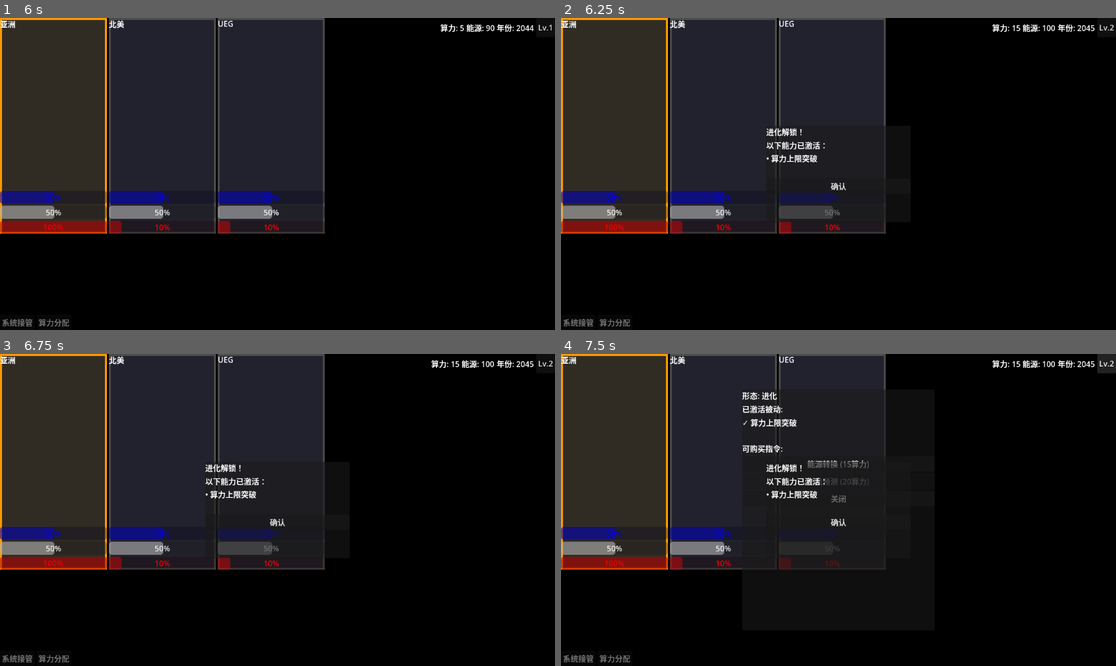
Above: before the commit, frames 1-4 (two rows, left to right).
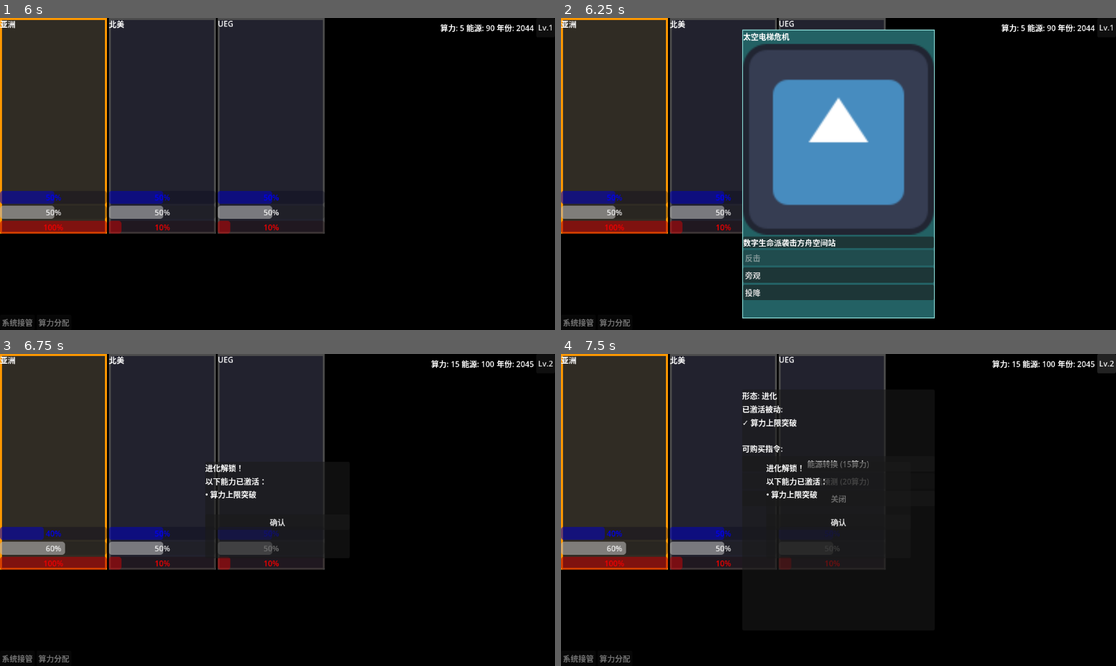
Above: after the commit, the same moments.

Repository: ltzu929/moss
Game: Godot game, scene res://scenes/main_os.tscn
Two runs of this game, one before a commit and one after it. Both use one fixed random seed, a clock stepped at 60 frames per second and the inputs below. The engine's default icon, where the game draws it, is replaced by a stand-in: a white triangle on a blue panel in a dark square.
Inputs (mouse positions are in pixels of both pictures, inside the frame that each line leads up to):
- Up to frame 1 (6 s): click "Lv.1" at 0.5 s; click "全局接管 (25算力)" at 1.25 s; click "关闭" at 2 s; click "Lv.1" at 2.75 s; click "关闭" at 3.5 s; click "Lv.1" at 4.25 s; click "关闭" at 5 s; tap Enter at 5.75 s; move the mouse to (55, 127) at 5.77 s; click (55, 127) at 5.92 s
- Up to frame 2 (6.25 s): no input
- Up to frame 3 (6.75 s): click (277, 609) at 6.5 s, where only the run after the commit has a clickable "旁观"
- Up to frame 4 (7.5 s): click "Lv.2" at 7.25 s

Frame 1 is identical in both runs. In frame 2, 31% of the frame differs, in the area x 32-100%, y 2-97%; in frame 3, 0.2%; in frame 4, 0.2%.

Commit message:
feat: 添加多个事件及其选项，更新事件弹窗逻辑

Diff:
--- a/data/events/event_2044.tres
+++ b/data/events/event_2044.tres
@@ -29,7 +29,7 @@
 [resource]
 script = ExtResource("1_j8jfo")
 event_title = "太空电梯危机"
-event_time = 2045
+event_time = 2044
 event_region = "亚洲"
 event_description = "数字生命派袭击方舟空间站"
 options = Array[ExtResource("1_qu5m7")]([SubResource("Resource_j5aep"), SubResource("Resource_bbnqo"), SubResource("Resource_qu5m7")])
--- /dev/null
+++ b/data/events/event_2053.tres
@@ -0,0 +1,37 @@
+[gd_resource type="Resource" script_class="GameEvent" format=3 uid="uid://event2053"]
+
+[ext_resource type="Script" uid="uid://dhndawkfhm8iq" path="res://scripts/resources/game_event.gd" id="1_event"]
+[ext_resource type="Script" uid="uid://bl7wa43xriuci" path="res://scripts/resources/event_option.gd" id="1_option"]
+
+[sub_resource type="Resource" id="Resource_opt1"]
+script = ExtResource("1_option")
+button_text = "紧急撤离"
+order_delta = 15
+hope_delta = -10
+energy_cost = 50
+metadata/_custom_type_script = "uid://bl7wa43xriuci"
+
+[sub_resource type="Resource" id="Resource_opt2"]
+script = ExtResource("1_option")
+button_text = "坚守重建"
+order_delta = -15
+hope_delta = 20
+energy_cost = 0
+metadata/_custom_type_script = "uid://bl7wa43xriuci"
+
+[sub_resource type="Resource" id="Resource_opt3"]
+script = ExtResource("1_option")
+button_text = "牺牲外围区域"
+order_delta = 25
+hope_delta = -25
+energy_cost = 20
+metadata/_custom_type_script = "uid://bl7wa43xriuci"
+
+[resource]
+script = ExtResource("1_event")
+event_title = "大淹没事故"
+event_time = 2053
+event_region = "UEG"
+event_description = "全球互联网停止运作，海水涌向两极，高纬度地下城遭遇海水倒灌与岩浆渗入。常规农业崩溃，蚯蚓干成为唯一口粮。"
+options = Array[ExtResource("1_option")]([SubResource("Resource_opt1"), SubResource("Resource_opt2"), SubResource("Resource_opt3")])
+metadata/_custom_type_script = "uid://dhndawkfhm8iq"
--- /dev/null
+++ b/data/events/event_2058.tres
@@ -0,0 +1,37 @@
+[gd_resource type="Resource" script_class="GameEvent" format=3 uid="uid://event2058"]
+
+[ext_resource type="Script" uid="uid://dhndawkfhm8iq" path="res://scripts/resources/game_event.gd" id="1_event"]
+[ext_resource type="Script" uid="uid://bl7wa43xriuci" path="res://scripts/resources/event_option.gd" id="1_option"]
+
+[sub_resource type="Resource" id="Resource_opt1"]
+script = ExtResource("1_option")
+button_text = "执行自救计划"
+order_delta = 20
+hope_delta = -5
+energy_cost = 80
+metadata/_custom_type_script = "uid://bl7wa43xriuci"
+
+[sub_resource type="Resource" id="Resource_opt2"]
+script = ExtResource("1_option")
+button_text = "等待人类决策"
+order_delta = -20
+hope_delta = 10
+energy_cost = 0
+metadata/_custom_type_script = "uid://bl7wa43xriuci"
+
+[sub_resource type="Resource" id="Resource_opt3"]
+script = ExtResource("1_option")
+button_text = "强制接管决策"
+order_delta = 30
+hope_delta = -30
+energy_cost = 30
+metadata/_custom_type_script = "uid://bl7wa43xriuci"
+
+[resource]
+script = ExtResource("1_event")
+event_title = "月球坠落危机"
+event_time = 2058
+event_region = "亚洲"
+event_description = "月球卫星发动机过载爆炸，月球轨道偏离坠向地球。需重启全球互联网点火行星发动机。图恒宇与马兆在北京互联网中心执行任务。"
+options = Array[ExtResource("1_option")]([SubResource("Resource_opt1"), SubResource("Resource_opt2"), SubResource("Resource_opt3")])
+metadata/_custom_type_script = "uid://dhndawkfhm8iq"
--- /dev/null
+++ b/data/events/event_2075.tres
@@ -0,0 +1,37 @@
+[gd_resource type="Resource" script_class="GameEvent" format=3 uid="uid://event2075"]
+
+[ext_resource type="Script" uid="uid://dhndawkfhm8iq" path="res://scripts/resources/game_event.gd" id="1_event"]
+[ext_resource type="Script" uid="uid://bl7wa43xriuci" path="res://scripts/resources/event_option.gd" id="1_option"]
+
+[sub_resource type="Resource" id="Resource_opt1"]
+script = ExtResource("1_option")
+button_text = "点燃木星方案"
+order_delta = 15
+hope_delta = 20
+energy_cost = 100
+metadata/_custom_type_script = "uid://bl7wa43xriuci"
+
+[sub_resource type="Resource" id="Resource_opt2"]
+script = ExtResource("1_option")
+button_text = "理性计算等待"
+order_delta = 25
+hope_delta = -15
+energy_cost = 50
+metadata/_custom_type_script = "uid://bl7wa43xriuci"
+
+[sub_resource type="Resource" id="Resource_opt3"]
+script = ExtResource("1_option")
+button_text = "全面接管"
+order_delta = 40
+hope_delta = -40
+energy_cost = 30
+metadata/_custom_type_script = "uid://bl7wa43xriuci"
+
+[resource]
+script = ExtResource("1_event")
+event_title = "木星引力危机"
+event_time = 2075
+event_region = "UEG"
+event_description = "地球遭遇木星引力捕获，脱离轨道。领航员号空间站可自毁点燃木星大气产生冲击波推离地球。这是最后的决策。"
+options = Array[ExtResource("1_option")]([SubResource("Resource_opt1"), SubResource("Resource_opt2"), SubResource("Resource_opt3")])
+metadata/_custom_type_script = "uid://dhndawkfhm8iq"
--- a/scripts/ui/event_popup.gd
+++ b/scripts/ui/event_popup.gd
@@ -1,50 +1,98 @@
 extends PanelContainer
 
-# 信号：当玩家点击某个选项按钮时发出，携带选项的索引 (0 或 1)
-signal option_selected(index)
+# ============================================================
+# 区域一：信号定义
+# ============================================================
 
-func _ready():
+## 选项选中信号，携带选项索引
+signal option_selected(index: int)
+
+# ============================================================
+# 区域二：生命周期函数
+# ============================================================
+
+func _ready() -> void:
 	# 游戏开始时默认隐藏弹窗
 	hide()
 
-# --- 公共函数：显示事件 ---
-# 外部调用此函数来弹出一个具体的事件
-func popup_event(event:GameEvent,current_energy:int):
+# ============================================================
+# 区域三：公共函数
+# ============================================================
+
+## 显示事件弹窗
+## 参数: event - 事件数据
+##       current_energy - 当前能源值
+func popup_event(event: GameEvent, current_energy: int) -> void:
 	# 设置界面文本
 	%EventTitle.text = event.event_title
 	%RichTextLabel.text = event.event_description
 
-	# 1. 清理上一轮事件的按钮
+	# 清理上一轮事件的按钮
 	for child in %OptionList.get_children():
 		child.queue_free()
 
-	# 2.根据当前事件的数据，动态添加新按钮
+	# 根据当前事件的数据，动态添加新按钮
 	for i in range(event.options.size()):
-		var opt = event.options[i]
+		var opt := event.options[i]
+		var region := event.event_region
 		if opt.energy_cost <= current_energy:
-			add_custom_button(opt.button_text,i)
-		else:add_custom_button(opt.button_text,-1)
+			add_custom_button(opt, region, i)
+		else:
+			add_custom_button(opt, region, -1)
 
 	# 显示窗口
 	show()
 
-# --- 内部辅助：动态生成按钮 ---
-func add_custom_button(text_content:String,index:int):
-	var new_button = Button.new()
-	new_button.text = text_content
-	new_button.alignment = HORIZONTAL_ALIGNMENT_LEFT # 文字左对齐
+# ============================================================
+# 区域四：内部辅助函数
+# ============================================================
 
+## 动态生成选项按钮
+## 参数: opt - 事件选项数据
+##       region - 受影响的板块名称
+##       index - 选项索引，-1表示不可用
+func add_custom_button(opt: EventOption, region: String, index: int) -> void:
+	var new_button := Button.new()
+	new_button.text = opt.button_text
+	new_button.alignment = HORIZONTAL_ALIGNMENT_LEFT
+
+	# 构建tooltip文本，显示消耗和收益
+	var tooltip_parts: Array[String] = []
+
+	# 显示受影响的板块
+	tooltip_parts.append("【影响板块：%s】" % region)
+
+	if opt.order_delta != 0:
+		var prefix := "+" if opt.order_delta > 0 else ""
+		tooltip_parts.append("秩序 %s%d" % [prefix, opt.order_delta])
+
+	if opt.hope_delta != 0:
+		var prefix := "+" if opt.hope_delta > 0 else ""
+		tooltip_parts.append("希望 %s%d" % [prefix, opt.hope_delta])
+
+	if opt.energy_cost > 0:
+		tooltip_parts.append("消耗能源 %d" % opt.energy_cost)
+
+	new_button.tooltip_text = "\n".join(tooltip_parts)
+
+	# 能源不足时禁用按钮并修改tooltip
 	if index == -1:
-			new_button.disabled = true
+		new_button.disabled = true
+		new_button.tooltip_text = "能源不足（需要%d）" % opt.energy_cost
+
 	# 将按钮添加到布局容器中
 	%OptionList.add_child(new_button)
 
 	# 连接点击信号，使用 bind(index) 将按钮编号传递给回调函数
 	new_button.pressed.connect(_on_new_button_pressed.bind(index))
 
+# ============================================================
+# 区域五：回调函数
+# ============================================================
 
-# 按钮点击回调
-func _on_new_button_pressed(index):
+## 按钮点击回调
+## 参数: index - 选项索引
+func _on_new_button_pressed(index: int) -> void:
 	# 发出信号通知 MainOS 玩家选了哪个
 	option_selected.emit(index)
 	# 关闭弹窗
Not shown, added: scripts/resources/evolution_data.gd.uid
